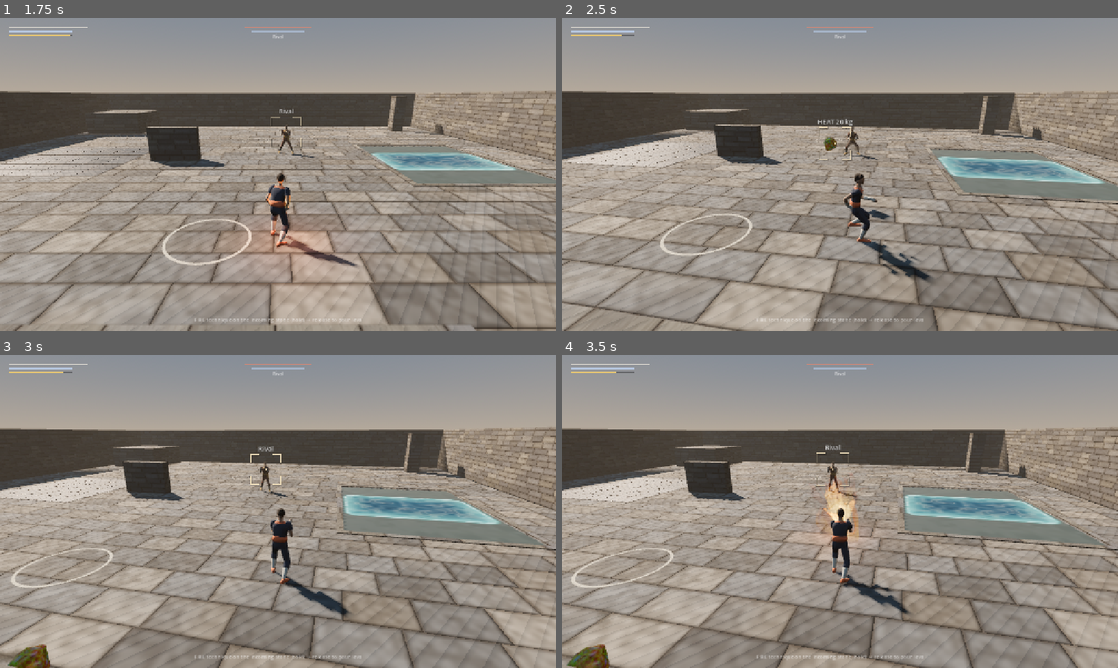
Above: before the commit, frames 1-4 (two rows, left to right).
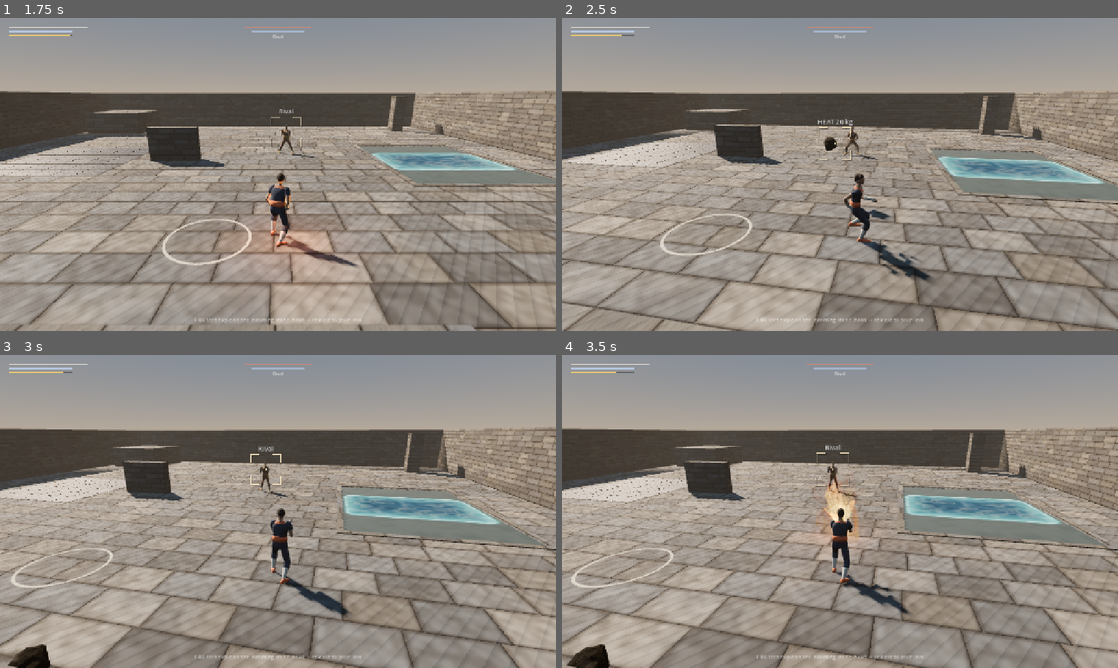
Above: after the commit, the same moments.

Repository: baysan2608/ClaudeToken
Game: Godot game, scene res://main.tscn
Two runs of this game, one before a commit and one after it. Both use one fixed random seed, a clock stepped at 60 frames per second and the inputs below.
Inputs (mouse positions are in pixels of both pictures, inside the frame that each line leads up to):
- Up to frame 1 (1.75 s): tap Enter at 0.5 s; move the mouse to (400, 158) at 0.52 s; hold D (ff_move_right) 0.53-1.25 s; tap J (ff_attack) at 0.6 s; click (400, 158) at 0.67 s; drag from (166, 190) to (250, 237) at 1.27 s
- Up to frame 2 (2.5 s): move the mouse to (895, 105) at 2.02 s; hold D (ff_move_right) from 2.03 s (still down); tap Left (ff_cam_left) at 2.1 s
- Up to frame 3 (3 s): release D (ff_move_right) at 2.75 s; drag from (250, 574) to (111, 464) at 2.77 s
- Up to frame 4 (3.5 s): no input

Frame 1 is identical in both runs. In frame 2, less than 0.1% of the frame differs, in the area x 47-50%, y 38-43%; in frame 3, 0.4%; in frame 4, 0.4%, in the area x 1-9%, y 92-100%.

Commit message:
VFX WIP snapshot
Co-Authored-By: Claude Opus 5.5 <noreply@anthropic.com>
Claude-Session: https://claude.ai/code/session_01CXLsyTTc8H1SdftUzKfPVv

Diff:
--- a/game/presentation/shaders/arena_ground.gdshader
+++ b/game/presentation/shaders/arena_ground.gdshader
@@ -3,9 +3,9 @@
 // Expects mostly horizontal (+Y up) surfaces; the layout is in world XZ so adjacent meshes line up.
 // Cost: 2 value-noise evaluations + tile hashing, no texture fetches.
 //
-// Wetness: set the per-instance `wetness` (0 dry .. 1 soaked) with
-//   mesh_instance.set_instance_shader_parameter("wetness", 0.6)
-// or override globally by assigning the `wetness_global` uniform on the material.
+// Wetness: the `wetness` uniform (0 dry .. 1 soaked). Use one shared material per look and call
+// VfxMaterials.set_arena_wetness(w) to change it for every arena surface at once ("global"), or
+// give a mesh its own material copy for local puddles.
 shader_type spatial;
 render_mode diffuse_burley, specular_schlick_ggx;
 
@@ -15,8 +15,7 @@
 uniform vec3 stone_b : source_color = vec3(0.38, 0.38, 0.38);   // cool grey granite
 uniform vec3 seam_color : source_color = vec3(0.12, 0.11, 0.10);
 uniform float wear : hint_range(0.0, 1.0) = 0.55;  // dust / scuffing amount
-uniform float wetness_global : hint_range(0.0, 1.0) = 0.0;
-instance uniform float wetness : hint_range(0.0, 1.0) = 0.0;
+uniform float wetness : hint_range(0.0, 1.0) = 0.0;   // 0 dry .. 1 soaked (see VfxMaterials.set_arena_wetness)
 
 varying vec3 v_world;
 
@@ -75,7 +74,7 @@
 	NORMAL = normalize((VIEW_MATRIX * vec4(wn, 0.0)).xyz);
 
 	// wetness: darker, glossy, puddling in the lower parts of stones and along seams
-	float wet = clamp(max(wetness, wetness_global), 0.0, 1.0);
+	float wet = clamp(wetness, 0.0, 1.0);
 	float puddle = smoothstep(0.35, 0.7, vnoise(p * 1.7 + 11.0) + seam * 0.25);
 	float w_amt = wet * mix(0.6, 1.0, puddle);
 	albedo *= mix(1.0, 0.52, w_amt);
--- a/game/presentation/shaders/ledge_stone.gdshader
+++ b/game/presentation/shaders/ledge_stone.gdshader
@@ -11,7 +11,7 @@
 uniform vec3 stone_b : source_color = vec3(0.36, 0.36, 0.37);
 uniform vec3 seam_color : source_color = vec3(0.10, 0.09, 0.09);
 uniform float grime : hint_range(0.0, 1.0) = 0.5;
-instance uniform float wetness : hint_range(0.0, 1.0) = 0.0;
+uniform float wetness : hint_range(0.0, 1.0) = 0.0;   // 0 dry .. 1 soaked (see VfxMaterials.set_arena_wetness)
 
 varying vec3 v_world;
 
--- a/game/presentation/shaders/metal_plate.gdshader
+++ b/game/presentation/shaders/metal_plate.gdshader
@@ -10,7 +10,7 @@
 uniform float bolt_radius = 0.032;
 uniform float bolt_inset = 0.085;
 uniform float rust : hint_range(0.0, 1.0) = 0.12;
-instance uniform float wetness : hint_range(0.0, 1.0) = 0.0;
+uniform float wetness : hint_range(0.0, 1.0) = 0.0;   // 0 dry .. 1 soaked (see VfxMaterials.set_arena_wetness)
 
 varying vec3 v_world;
 
--- a/game/presentation/shaders/stone.gdshader
+++ b/game/presentation/shaders/stone.gdshader
@@ -12,14 +12,14 @@
 uniform float noise_scale = 0.36;
 uniform float plate_scale = 2.3;
 
-instance uniform float u_heat = 0.0;
-instance uniform float u_melt = 0.0;
-instance uniform float u_crust = 0.0;
-instance uniform float u_seed = 0.0;
-instance uniform float u_damage = 0.0;
-instance uniform float u_rise = 1.0;
-instance uniform float u_rise_height = 1.0;
-instance uniform float u_detail = 1.0;   // >1 = finer plates / grain (large objects such as walls)
+instance uniform float u_heat = -1.0;
+instance uniform float u_melt = -1.0;
+instance uniform float u_crust = -1.0;
+instance uniform float u_seed = -1.0;
+instance uniform float u_damage = -1.0;
+instance uniform float u_rise = -1.0;
+instance uniform float u_rise_height = -1.0;
+instance uniform float u_detail = -1.0;   // >1 = finer plates / grain (large objects such as walls)
 
 varying vec3 v_p;
 
@@ -79,5 +79,4 @@
 	ROUGHNESS = rough;
 	SPECULAR = mix(0.28, 0.5, smoothstep(0.0, 0.6, u_melt) * (1.0 - u_crust));
 	EMISSION = emis;
-	EMISSION = vec3(lowf, grain, ed) * 0.5;
 }
--- a/game/presentation/vfx/earth_wall_view.gd
+++ b/game/presentation/vfx/earth_wall_view.gd
@@ -42,9 +42,11 @@
 	_thick = maxf(thickness, 0.15)
 	_mi.mesh = VfxMesh.wall_mesh(seed_value)
 	_mi.scale = Vector3(_width * 0.5, _height, _thick * 2.0)
-	_mi.set_instance_shader_parameter("u_seed", float(absi(seed_value) % 977) + 0.5)
-	_mi.set_instance_shader_parameter("u_rise_height", 1.25)
-	_mi.set_instance_shader_parameter("u_detail", 2.2)
+	_apply()
+
+
+func _enter_tree() -> void:
+	# Instance uniforms written while the node was outside the tree are not reliable: re-push all.
 	_apply()
 
 
@@ -86,6 +88,13 @@
 
 
 func _apply() -> void:
+	# every instance uniform is set explicitly (unset ones can read stale instance-buffer data)
+	_mi.set_instance_shader_parameter("u_seed", float(absi(_seed) % 977) + 0.5)
+	_mi.set_instance_shader_parameter("u_rise_height", 1.25)
+	_mi.set_instance_shader_parameter("u_detail", 2.2)
+	_mi.set_instance_shader_parameter("u_heat", 0.0)
+	_mi.set_instance_shader_parameter("u_melt", 0.0)
+	_mi.set_instance_shader_parameter("u_crust", 0.0)
 	_mi.set_instance_shader_parameter("u_rise", _rise)
 	_mi.set_instance_shader_parameter("u_damage", _damage)
 
--- a/game/presentation/vfx/stone_view.gd
+++ b/game/presentation/vfx/stone_view.gd
@@ -41,8 +41,12 @@
 	_radius = maxf(radius, 0.01)
 	_mesh_inst.mesh = VfxMesh.rock_mesh(seed_value)
 	_mesh_inst.scale = Vector3.ONE * _radius
-	_mesh_inst.set_instance_shader_parameter("u_seed", float(absi(seed_value) % 977) + 0.5)
 	_apply()
+
+
+func _enter_tree() -> void:
+	# Instance uniforms written while the node was outside the tree are not reliable: re-push all.
+	_push_params()
 
 
 ## heat01: glowing crack network (0 = cold stone). melt01: softens into a molten blob.
@@ -90,9 +94,7 @@
 
 
 func _apply() -> void:
-	_mesh_inst.set_instance_shader_parameter("u_heat", _heat)
-	_mesh_inst.set_instance_shader_parameter("u_melt", _melt)
-	_mesh_inst.set_instance_shader_parameter("u_crust", _crust)
+	_push_params()
 	var glow: float = clampf(0.75 * _heat + 0.45 * _melt, 0.0, 1.0) * (1.0 - 0.8 * _crust)
 	if use_light and glow > 0.12:
 		_light.visible = true
@@ -101,3 +103,17 @@
 		_light.light_color = Color(1.0, 0.36 + 0.3 * glow, 0.1 + 0.12 * glow)
 	else:
 		_light.visible = false
+
+
+## Every instance uniform is written explicitly: unset instance uniforms are NOT reliably
+## initialised to the shader default (stale instance-buffer data can show through).
+func _push_params() -> void:
+	var mi: MeshInstance3D = _mesh_inst
+	mi.set_instance_shader_parameter("u_seed", float(absi(_seed) % 977) + 0.5)
+	mi.set_instance_shader_parameter("u_heat", _heat)
+	mi.set_instance_shader_parameter("u_melt", _melt)
+	mi.set_instance_shader_parameter("u_crust", _crust)
+	mi.set_instance_shader_parameter("u_damage", 0.0)
+	mi.set_instance_shader_parameter("u_rise", 1.0)
+	mi.set_instance_shader_parameter("u_rise_height", 1.0)
+	mi.set_instance_shader_parameter("u_detail", 1.0)
--- a/game/presentation/vfx/vfx_materials.gd
+++ b/game/presentation/vfx/vfx_materials.gd
@@ -42,3 +42,18 @@
 		m = make(shader_name)
 		_shared[shader_name] = m
 	return m
+
+
+const ARENA_SHADERS: Array[String] = ["arena_ground", "metal_plate", "ledge_stone", "pool_water"]
+
+
+## Shared arena material (arena_ground / metal_plate / ledge_stone / pool_water). One instance per
+## shader so wetness can be driven globally; duplicate() it for a local variation.
+static func arena(shader_name: String) -> ShaderMaterial:
+	return shared(shader_name)
+
+
+## "Global" wetness 0..1 for every shared arena surface (flagstones, metal, ledge stone).
+static func set_arena_wetness(w: float) -> void:
+	for n in ["arena_ground", "metal_plate", "ledge_stone"]:
+		shared(n).set_shader_parameter("wetness", clampf(w, 0.0, 1.0))
--- a/game/tests/vfx/vfx_gallery.gd
+++ b/game/tests/vfx/vfx_gallery.gd
@@ -548,9 +548,9 @@
 	g_wet.mesh = pm
 	g_wet.position = o + Vector3(4, 0.01, 0)
 	var wm := VfxMaterials.make("arena_ground")
+	wm.set_shader_parameter("wetness", 0.8)
 	g_wet.material_override = wm
 	add_child(g_wet)
-	g_wet.set_instance_shader_parameter("wetness", 0.8)
 	# metal deck
 	var deck := MeshInstance3D.new()
 	var dm := PlaneMesh.new()
@@ -600,33 +600,35 @@
 func _station_hero(o: Vector3) -> Dictionary:
 	# A composite "courtyard" frame: ledge + lava cascade, heated / molten stones, rising wall with
 	# dust, frozen water whip, fire burst, lightning, air push, steam, scorch + wet marks.
-	var ledge := MeshInstance3D.new()
-	var lb := BoxMesh.new()
-	lb.size = Vector3(3.2, 0.5, 2.2)
-	ledge.mesh = lb
-	ledge.position = o + Vector3(-5.6, 0.25, -1.6)
-	ledge.material_override = VfxMaterials.make("ledge_stone")
-	add_child(ledge)
-	# lava cascade: runs along the ledge top then steps down and across the floor
-	var pts := PackedVector3Array()
-	var ws := PackedFloat32Array()
-	for i in 4:
-		pts.append(o + Vector3(-6.8 + i * 0.5, 0.5, -1.6))
-		ws.append(0.9)
-	pts.append(o + Vector3(-4.85, 0.5, -1.6))
-	ws.append(1.1)
-	pts.append(o + Vector3(-4.7, 0.0, -1.55))
-	ws.append(1.25)
-	for i in 6:
-		var t: float = float(i) / 5.0
-		pts.append(o + Vector3(-4.2 + i * 0.55, 0.0, -1.5 + t * 1.0 + sin(t * 3.0) * 0.2))
-		ws.append(1.3 + t * 0.2)
-	var lava := LavaWaveView.new()
-	add_child(lava)
-	lava.pattern_seed = 3.3
-	lava.set_path(pts, ws)
-	lava.set_state(1.0, 0.1, 1.0)
-	_track(lava)
+	if not _skip.has("ledge"):
+		var ledge := MeshInstance3D.new()
+		var lb := BoxMesh.new()
+		lb.size = Vector3(3.2, 0.5, 2.2)
+		ledge.mesh = lb
+		ledge.position = o + Vector3(-5.6, 0.25, -1.6)
+		ledge.material_override = VfxMaterials.make("ledge_stone")
+		add_child(ledge)
+	if not _skip.has("lava"):
+		# lava cascade: runs along the ledge top then steps down and across the floor
+		var pts := PackedVector3Array()
+		var ws := PackedFloat32Array()
+		for i in 4:
+			pts.append(o + Vector3(-6.8 + i * 0.5, 0.5, -1.6))
+			ws.append(0.9)
+		pts.append(o + Vector3(-4.85, 0.5, -1.6))
+		ws.append(1.1)
+		pts.append(o + Vector3(-4.7, 0.0, -1.55))
+		ws.append(1.25)
+		for i in 6:
+			var t: float = float(i) / 5.0
+			pts.append(o + Vector3(-4.2 + i * 0.55, 0.0, -1.5 + t * 1.0 + sin(t * 3.0) * 0.2))
+			ws.append(1.3 + t * 0.2)
+		var lava := LavaWaveView.new()
+		add_child(lava)
+		lava.pattern_seed = 3.3
+		lava.set_path(pts, ws)
+		lava.set_state(1.0, 0.1, 1.0)
+		_track(lava)
 	# stones
 	var s1 := StoneView.new()
 	s1.use_light = not _skip.has("stonelight")
@@ -646,12 +648,13 @@
 	add_child(s3)
 	s3.position = o + Vector3(-2.2, 0.26, 2.7)
 	s3.set_thermal(0.0, 0.0)
-	# steam where the lava meets the wet stone
-	var sf := SteamFX.new()
-	add_child(sf)
-	_track(sf)
-	sf.play(o + Vector3(-2.3, 0.1, -1.0), 1.0)
-	sf.advance(0.45)
+	if not _skip.has("steam"):
+		# steam where the lava meets the wet stone
+		var sf := SteamFX.new()
+		add_child(sf)
+		_track(sf)
+		sf.play(o + Vector3(-2.3, 0.1, -1.0), 1.0)
+		sf.advance(0.45)
 	# earth wall rising with dust
 	var wall := EarthWallView.new()
 	add_child(wall)
@@ -660,31 +663,32 @@
 	wall.manual_time = true
 	_manual.append(wall)
 	wall.set_rise(0.62)
-	# frozen water whip arcing to the right of the wall
-	var wp := PackedVector3Array()
-	var wr := PackedFloat32Array()
-	for i in 16:
-		var t: float = float(i) / 15.0
-		wp.append(o + Vector3(1.8 + t * 2.4, 0.5 + 1.1 * sin(t * PI) * (1.0 - 0.3 * t), 1.6 - t * 0.8))
-		wr.append(lerpf(0.11, 0.06, t))
-	var wh := WaterRibbonView.new()
-	add_child(wh)
-	wh.set_points(wp, wr)
-	wh.set_state(0.0)
-	_track(wh)
-	var wh2 := WaterRibbonView.new()
-	add_child(wh2)
-	var wp2 := PackedVector3Array()
-	for p in wp:
-		wp2.append(p + Vector3(0.0, 0.0, 1.1))
-	wh2.set_points(wp2, wr)
-	wh2.set_state(0.85)
-	_track(wh2)
-	var orb := WaterBlobView.new()
-	orb.setup(0.3)
-	add_child(orb)
-	orb.position = o + Vector3(1.3, 0.8, 2.6)
-	_track(orb)
+	if not _skip.has("water"):
+		# frozen water whip arcing to the right of the wall
+		var wp := PackedVector3Array()
+		var wr := PackedFloat32Array()
+		for i in 16:
+			var t: float = float(i) / 15.0
+			wp.append(o + Vector3(1.8 + t * 2.4, 0.5 + 1.1 * sin(t * PI) * (1.0 - 0.3 * t), 1.6 - t * 0.8))
+			wr.append(lerpf(0.11, 0.06, t))
+		var wh := WaterRibbonView.new()
+		add_child(wh)
+		wh.set_points(wp, wr)
+		wh.set_state(0.0)
+		_track(wh)
+		var wh2 := WaterRibbonView.new()
+		add_child(wh2)
+		var wp2 := PackedVector3Array()
+		for p in wp:
+			wp2.append(p + Vector3(0.0, 0.0, 1.1))
+		wh2.set_points(wp2, wr)
+		wh2.set_state(0.85)
+		_track(wh2)
+		var orb := WaterBlobView.new()
+		orb.setup(0.3)
+		add_child(orb)
+		orb.position = o + Vector3(1.3, 0.8, 2.6)
+		_track(orb)
 	# defender stand-ins
 	for x in [3.8, 5.0]:
 		var cm := MeshInstance3D.new()
@@ -717,27 +721,28 @@
 		ap.play(o + Vector3(6.4, 1.0, 1.4), Vector3(-1, 0.0, -0.1), 1.3, 5.0)
 		ap.advance(0.2)
 		_track(ap)
-	# scorch + wet marks, dust on the floor, embers at the lava front
-	var sd := ScorchDecal.new()
-	add_child(sd)
-	sd.place(o + Vector3(5.0, 0.0, 0.4), 0.8, "scorch", 8.0)
-	sd.advance(0.4)
-	_track(sd)
-	var wd := ScorchDecal.new()
-	add_child(wd)
-	wd.place(o + Vector3(2.2, 0.0, 2.0), 0.9, "wet", 8.0)
-	wd.advance(0.4)
-	_track(wd)
-	var em := EmberFX.new()
-	add_child(em)
-	em.play(o + Vector3(-1.3, 0.3, -0.7), Vector3.UP, 1.0)
-	em.advance(0.3)
-	_track(em)
-	var dp := DustPuffFX.new()
-	add_child(dp)
-	dp.play(o + Vector3(-0.6, 0.0, 1.0), Vector3.UP, 0.8)
-	dp.advance(0.3)
-	_track(dp)
+	if not _skip.has("marks"):
+		# scorch + wet marks, dust on the floor, embers at the lava front
+		var sd := ScorchDecal.new()
+		add_child(sd)
+		sd.place(o + Vector3(5.0, 0.0, 0.4), 0.8, "scorch", 8.0)
+		sd.advance(0.4)
+		_track(sd)
+		var wd := ScorchDecal.new()
+		add_child(wd)
+		wd.place(o + Vector3(2.2, 0.0, 2.0), 0.9, "wet", 8.0)
+		wd.advance(0.4)
+		_track(wd)
+		var em := EmberFX.new()
+		add_child(em)
+		em.play(o + Vector3(-1.3, 0.3, -0.7), Vector3.UP, 1.0)
+		em.advance(0.3)
+		_track(em)
+		var dp := DustPuffFX.new()
+		add_child(dp)
+		dp.play(o + Vector3(-0.6, 0.0, 1.0), Vector3.UP, 0.8)
+		dp.advance(0.3)
+		_track(dp)
 	return {"shots": [
 		{"pos": o + Vector3(1.0, 6.6, 10.4), "look": o + Vector3(0.2, 0.5, 0.0), "frames": 3, "dt": 0.0, "fov": 46.0},
 		{"pos": o + Vector3(-3.4, 2.2, 5.6), "look": o + Vector3(-3.8, 0.4, 0.2), "frames": 1, "dt": 0.0, "fov": 38.0},
